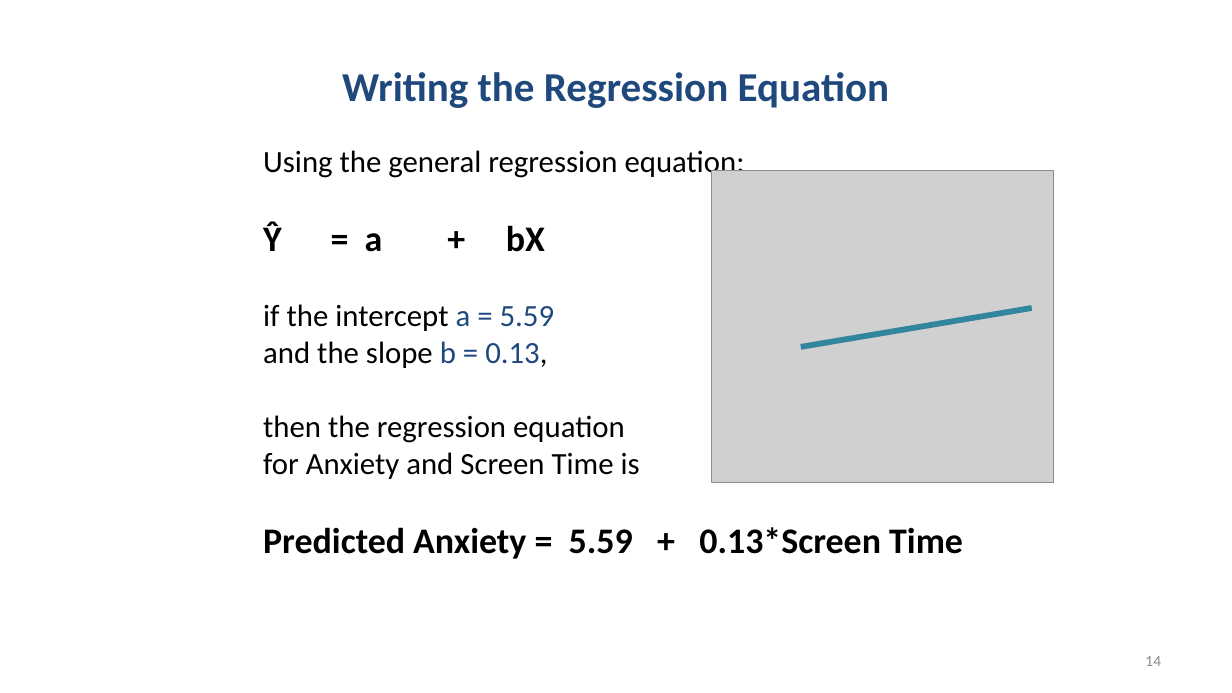
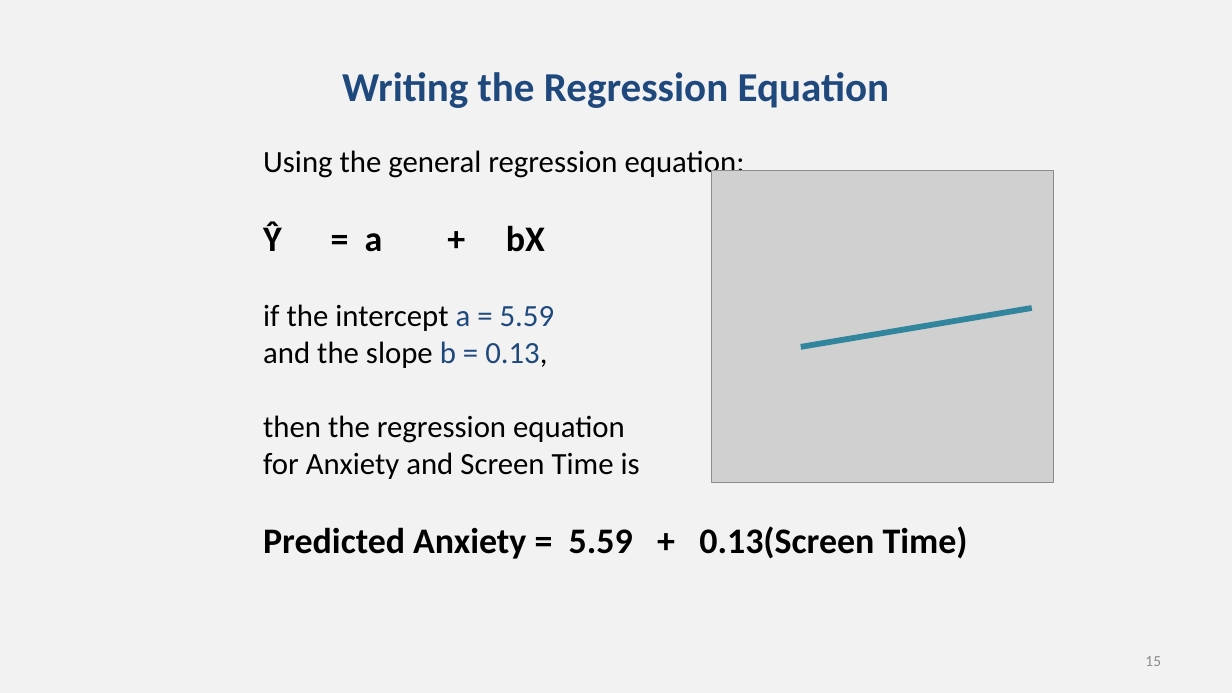
Before and after one commit to chrisjberry/datafluencyCB, a slide deck: slide 15 of docs/slides/PSYC753_L1_SimpleRegression.pptx (slide 14 before the commit). Drawn at 1232x693 pixels with LibreOffice and Linux fonts; fonts in the diff are those of the drawing; grey boxes stand for pictures. Boxes give left, top, right and bottom in pixels: in the first picture for what was removed or moved away, otherwise in the second. Text is boxed around its words. In the diff, an @@ line names an element or a change of style, - is before the commit and + after.

```diff
--- a/docs/slides/PSYC753_L1_SimpleRegression.pptx
+++ b/docs/slides/PSYC753_L1_SimpleRegression.pptx
@@ background #FFFFFF to #F2F2F2 @@
@@ text at (263,526,968,559): text changed @@
-Predicted Anxiety = 5.59 + 0.13*Screen Time
+Predicted Anxiety = 5.59 + 0.13(Screen Time)
@@ page number at (1145,656,1161,666): text changed @@
-14
+15
```
Also in this commit, not shown: 24 other slides changed, 3 slides added, 13 other files.
